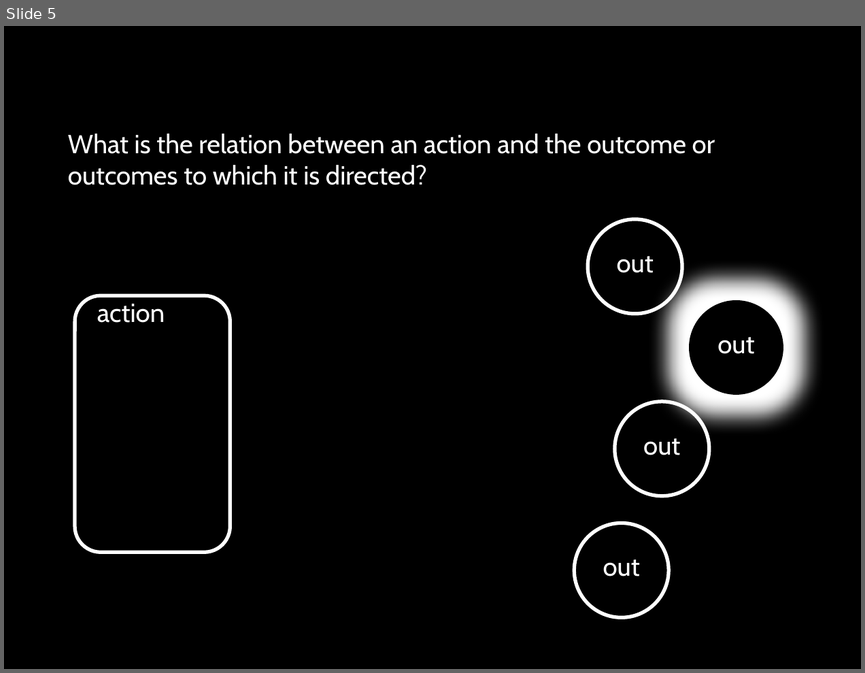
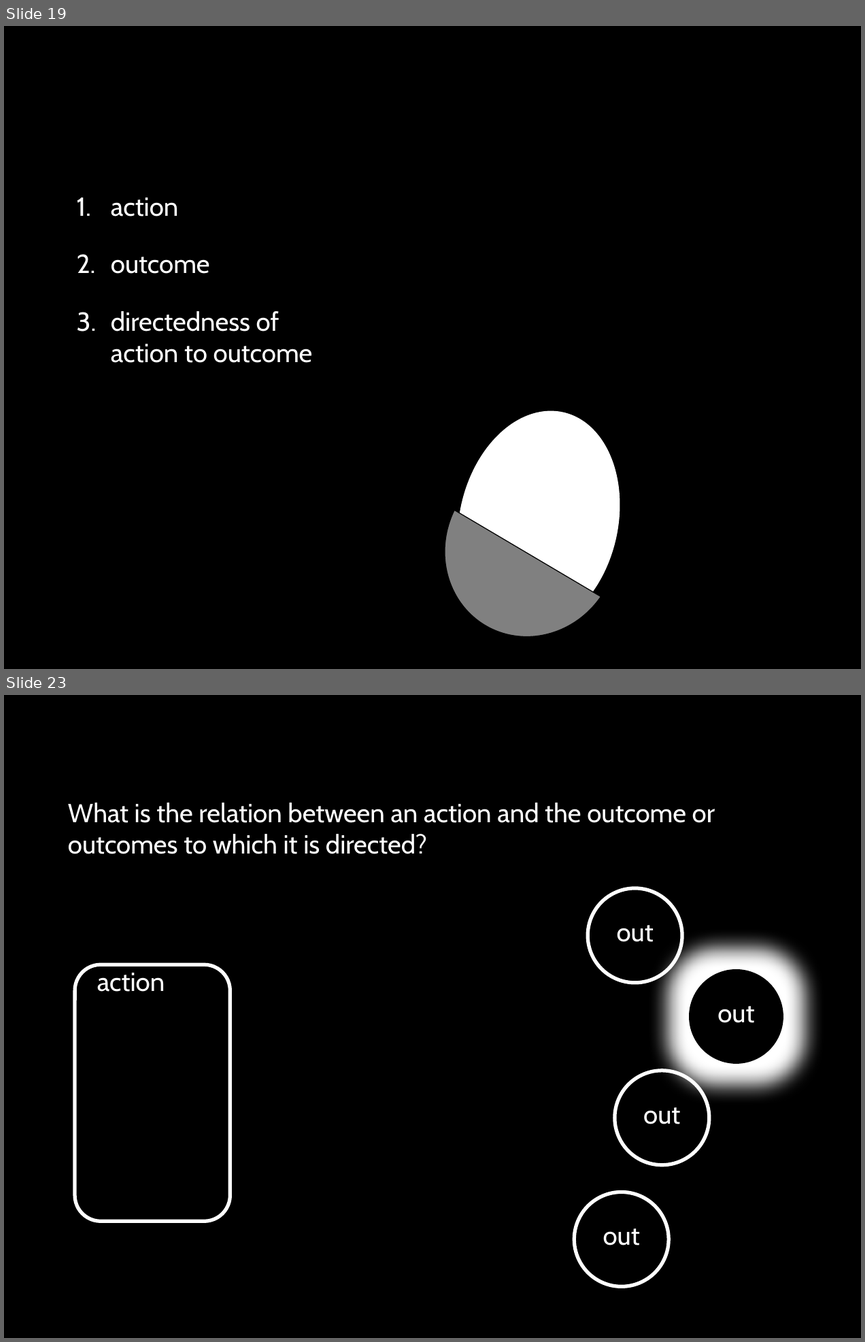
Before and after one commit to butterfill/lecture_mindreading_joint_action_philosophical_tools, a slide deck: lecture06 goal ascription teleological motor/lecture06.ppt.pptx. Shown one above the other, each under a label of ours: slide 5 before the commit, slides 19 and 23 after it; the slides between them are not shown. The pictures are 865x673 and 865x1342 pixels, drawn with LibreOffice and Linux fonts; fonts in the diff are those of the drawing. Boxes give left, top, right and bottom in pixels: in the first picture for what was removed or moved away, otherwise in the second. Text is boxed around its words. In the diff, an @@ line names an element or a change of style, - is before the commit and + after.

```diff
--- a/lecture06 goal ascription teleological motor/lecture06.ppt.pptx
+++ b/lecture06 goal ascription teleological motor/lecture06.ppt.pptx
@@ slide 19 added at [4, 26, 861, 669], background #000000 @@
@@ text added at [77, 197, 313, 363], 22 pt, text #FFFFFF @@
+1. action
+2. outcome
+3. directedness of action to outcome
@@ ellipse added at [436, 395, 640, 648], fill #FFFFFF @@
@@ chord (boxed as its full ellipse) added at [413, 425, 650, 667], fill #808080, outline #000000 0.75 pt @@
@@ what was slide 5 is now slide 23 @@
```
Also in this commit, not shown: 5 slides changed, 61 other slides added.
